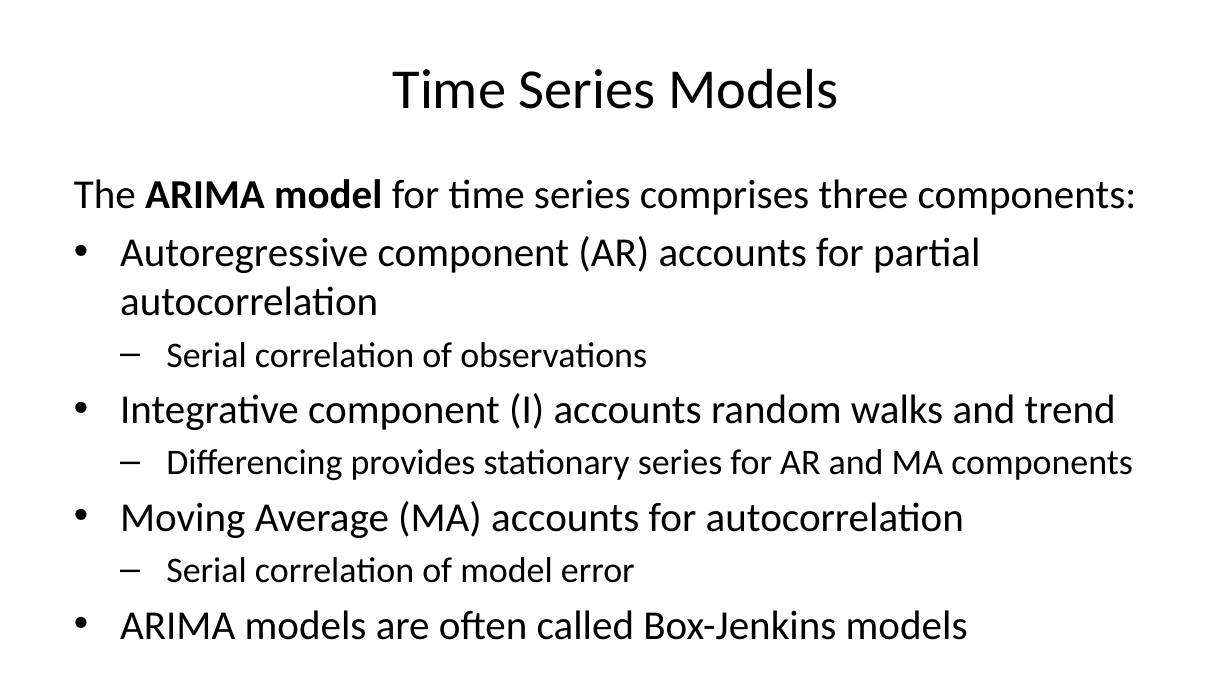
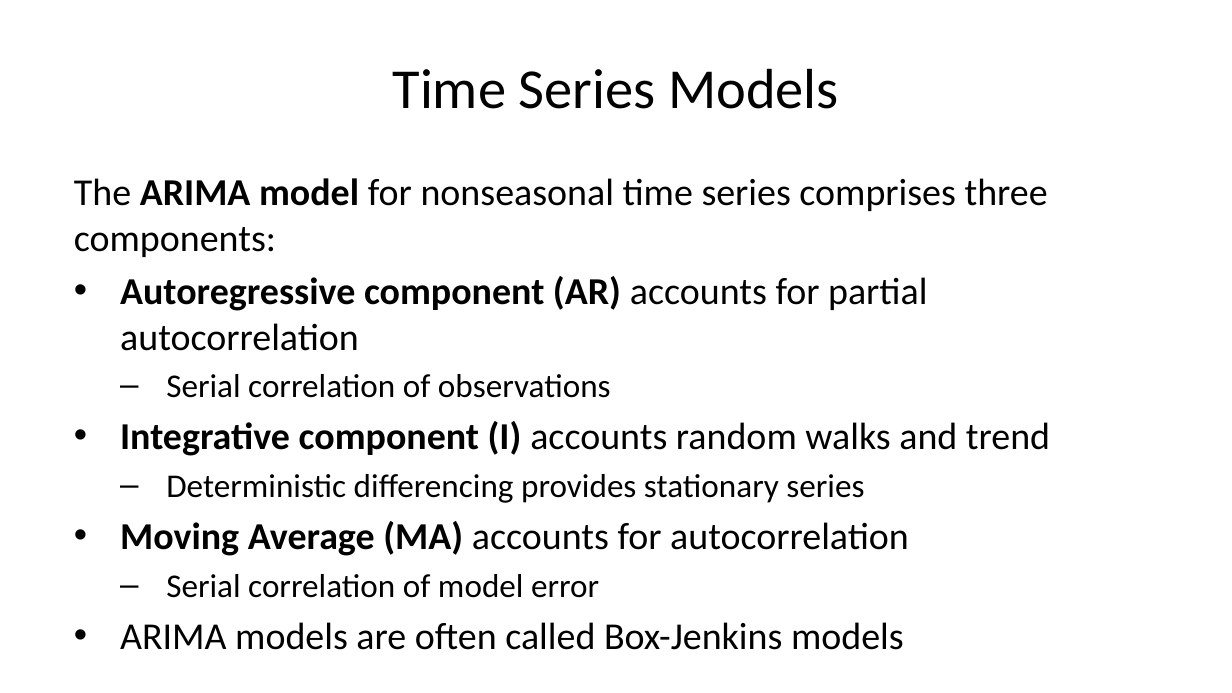
Before and after one commit to StephenElston/CSCI-E-83, a slide deck: slide 8 of LectureSlides/13_BasicTimeSeriesModels.pptx (slide 9 before the commit). Drawn at 1232x693 pixels with LibreOffice and Linux fonts; fonts in the diff are those of the drawing. Boxes give left, top, right and bottom in pixels: in the first picture for what was removed or moved away, otherwise in the second. Text is boxed around its words. In the diff, an @@ line names an element or a change of style, - is before the commit and + after.

Commit message:
Typo corrections from lecture

```diff
--- a/LectureSlides/13_BasicTimeSeriesModels.pptx
+++ b/LectureSlides/13_BasicTimeSeriesModels.pptx
@@ text at bbox=[74, 178, 1048, 257]: text changed; size 24 to 22.2 pt @@
-The ARIMA model for time series comprises three components:
+The ARIMA model for nonseasonal time series comprises three components:
@@ text at bbox=[120, 276, 1050, 650]: size 24 to 22.2 pt in "Autoregressive component (AR) accounts for partial autocorre ...", "Integrative component (I) accounts random walks and ...", "Moving Average (MA) accounts for autocorrelation", "ARIMA models are often called Box-Jenkins models"; bold on in "Autoregressive component (AR)", "Integrative component (I)", "Moving Average (MA)"; size 21 to 19.4 pt in "Serial correlation of observations", "Serial correlation of model error" @@
@@ text at bbox=[166, 474, 864, 503]: text changed; size 21 to 19.4 pt @@
-  – Differencing provides stationary series for AR and MA components
+  – Deterministic differencing provides stationary series
```
Also in this commit, not shown: 8 other slides changed, 3 slides added, 2 slides removed.
